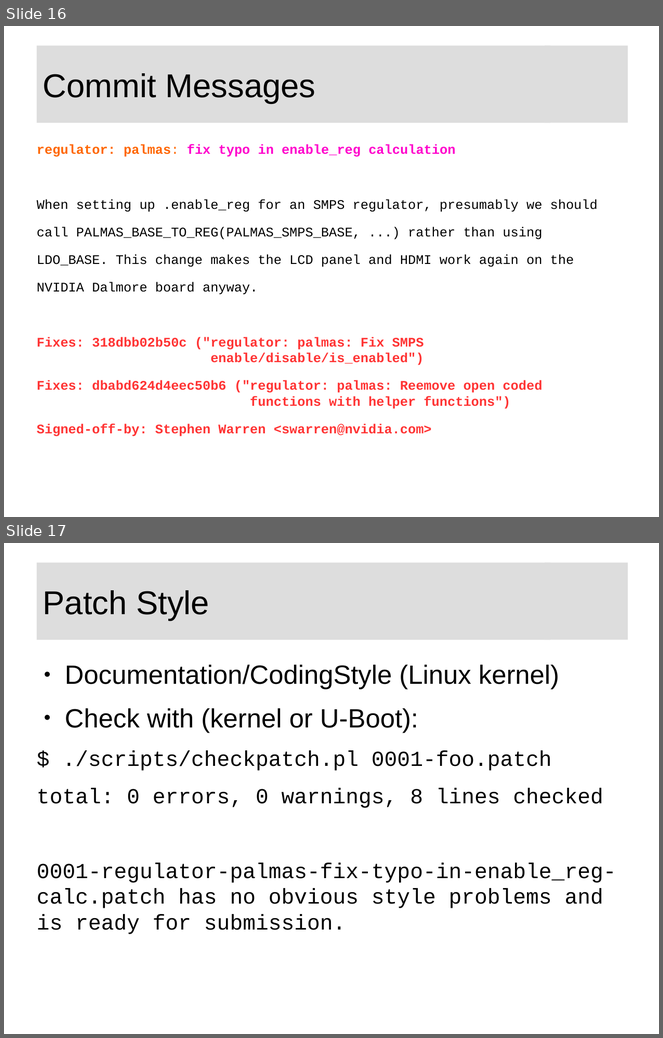
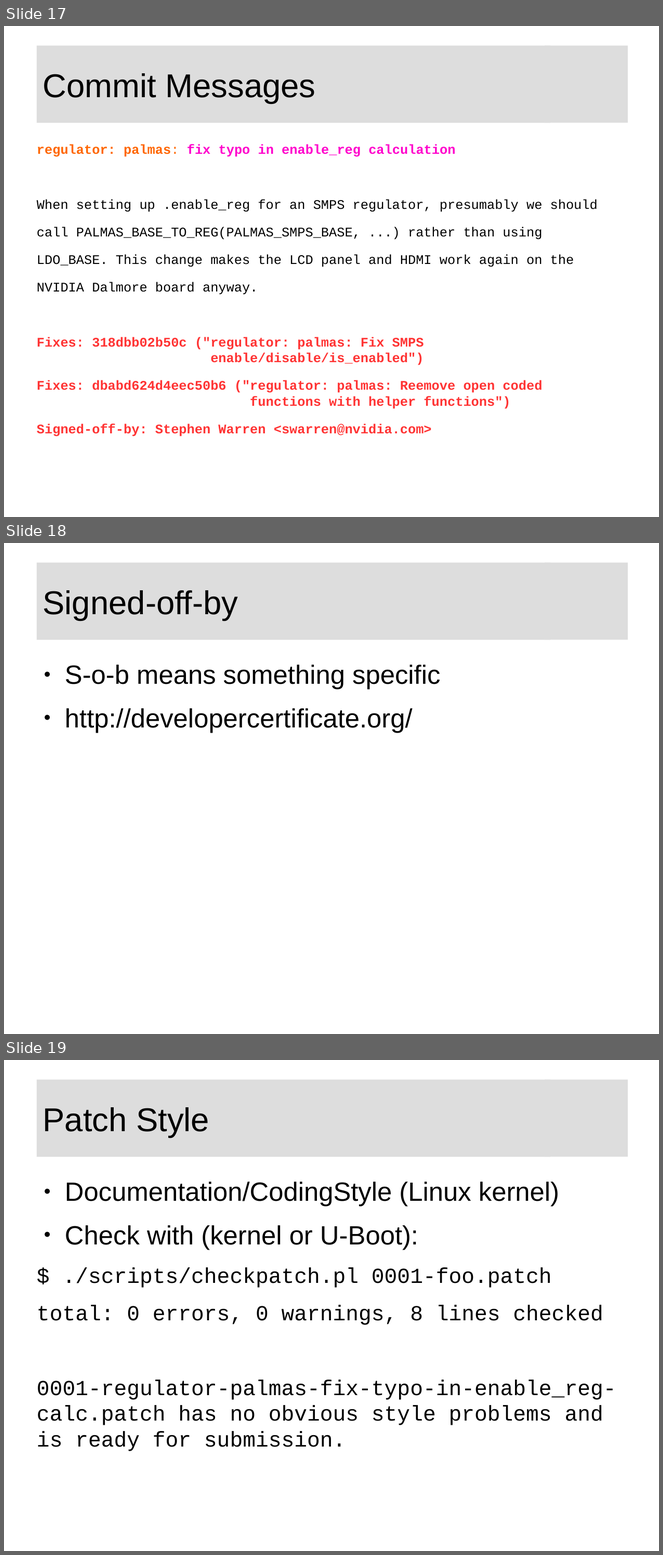
Before and after one commit to swarren/presentations, a slide deck: lcs-foss-intro/lcs-foss-intro.odp. Shown one above the other, each under a label of ours: slides 16 and 17 before the commit, slides 17, 18 and 19 after it. The pictures are 663x1038 and 663x1555 pixels, drawn with LibreOffice and Linux fonts; fonts in the diff are those of the drawing; background and template pictures are left out. Boxes give left, top, right and bottom in pixels: in the first picture for what was removed or moved away, otherwise in the second. Text is boxed around its words. In the diff, an @@ line names an element or a change of style, - is before the commit and + after.

```diff
--- a/lcs-foss-intro/lcs-foss-intro.odp
+++ b/lcs-foss-intro/lcs-foss-intro.odp
@@ slide 18 added at bbox=[4, 543, 659, 1034], background #FFFFFF; not listed: 1 template element that a slide beside it also shows @@
@@ title added at bbox=[37, 563, 551, 640], fill #DDDDDD, 40 pt, text #000000 @@
+Signed-off-by
@@ text added at bbox=[65, 665, 440, 733], 32 pt, text #000000 @@
+● S-o-b means something specific
+● http://developercertificate.org/
@@ what was slide 16 is now slide 17 @@
@@ what was slide 17 is now slide 19 @@
```
Also in this commit, not shown: 10 slides changed, 1 other slide added, 1 other file.
